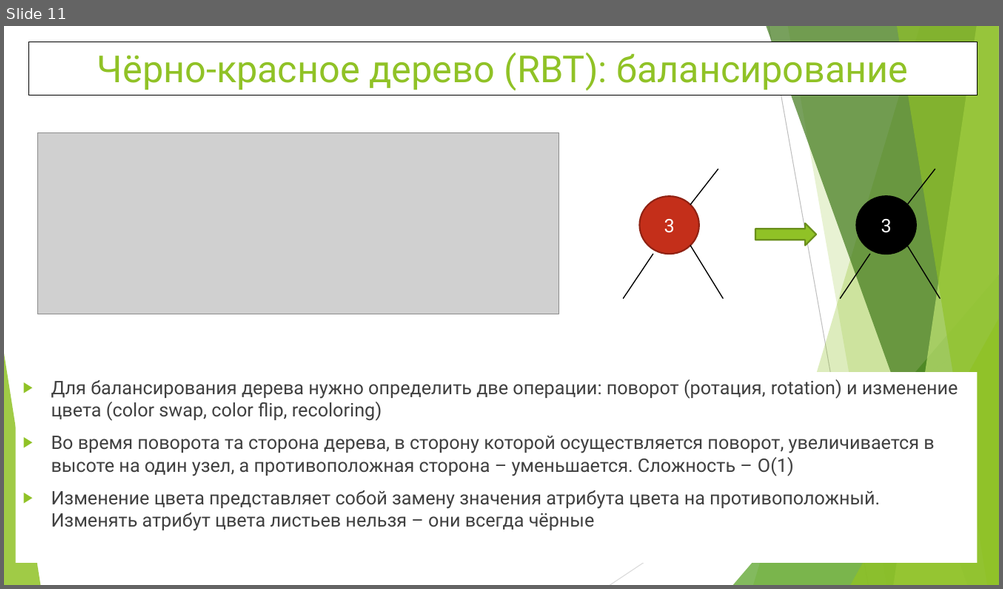
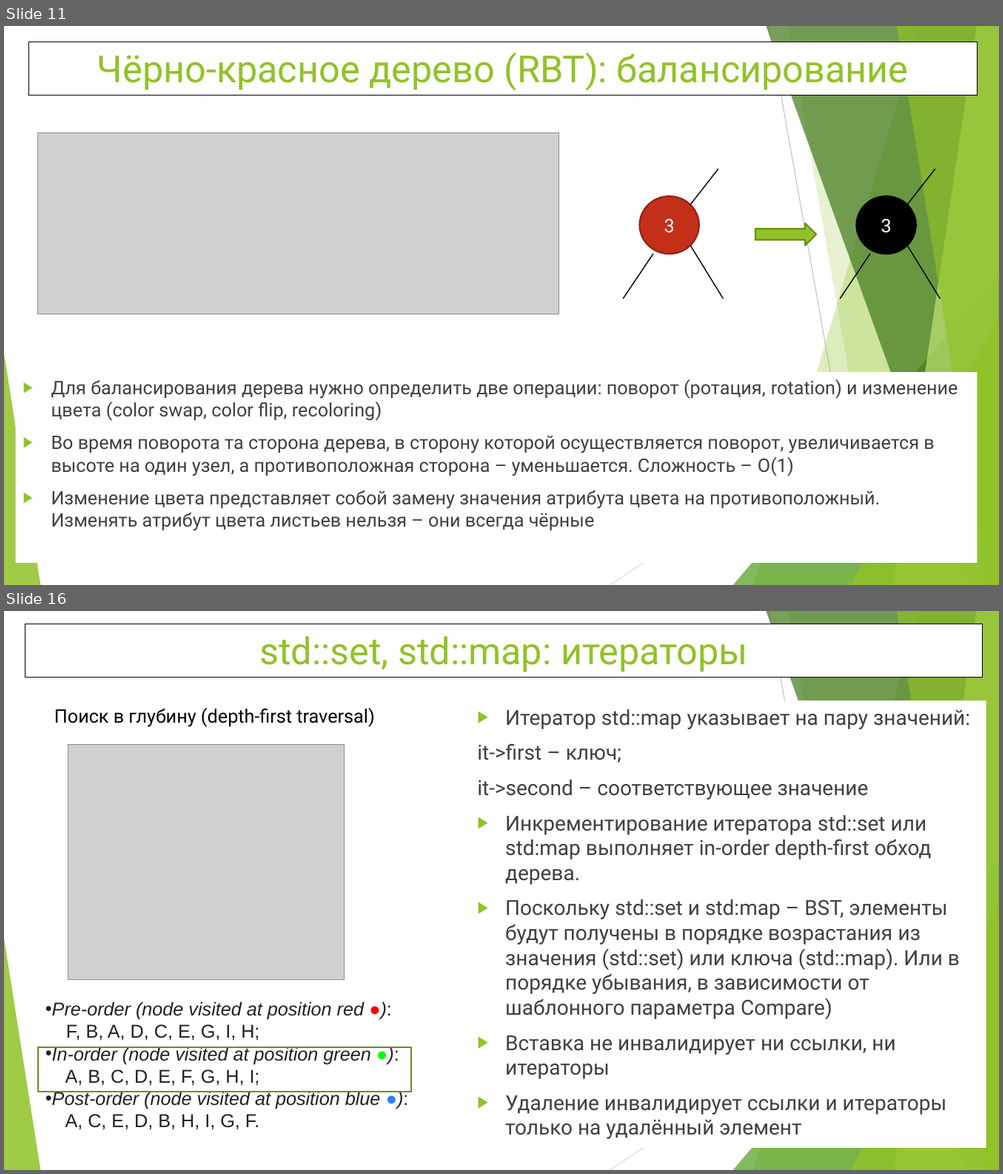
Before and after one commit to WhiteCatStudies/lectures, a slide deck: pt2/lectures/lecture3/lecture3.pptx. Shown one above the other, each under a label of ours: slide 11 before the commit, slides 11 and 16 after it; the slides between them are not shown. The pictures are 1003x589 and 1003x1174 pixels, drawn with LibreOffice and Linux fonts; fonts in the diff are those of the drawing; grey boxes stand for pictures. Boxes give left, top, right and bottom in pixels: in the first picture for what was removed or moved away, otherwise in the second. Text is boxed around its words. In the diff, an @@ line names an element or a change of style, - is before the commit and + after.

```diff
--- a/pt2/lectures/lecture3/lecture3.pptx
+++ b/pt2/lectures/lecture3/lecture3.pptx
@@ slide 16 added at box(4, 611, 999, 1170), background #FFFFFF; not listed: 10 template elements that a slide beside it also shows @@
@@ title added at box(25, 624, 982, 677), fill #FFFFFF, outline #000000 0.75 pt, 36 pt, text #90C226 @@
+std::set, std::map: итераторы
@@ text added at box(54, 708, 375, 727), 18 pt, text #000000 @@
+Поиск в глубину (depth-first traversal)
@@ text added at box(469, 701, 986, 1148), fill #FFFFFF, 20 pt, text #404040 @@
+▶ Итератор std::map указывает на пару значений:
+it->first – ключ;
+it->second – соответствующее значение
+▶ Инкрементирование итератора std::set или std:map выполняет in-order depth-first обход дерева.
+▶ Поскольку std::set и std:map – BST, элементы будут получены в порядке возрастания из значения (std::set) или ключа (std::map). Или в порядке убывания, в зависимости от шаблонного параметра Compare)
+▶ Вставка не инвалидирует ни ссылки, ни итераторы
+▶ Удаление инвалидирует ссылки и итераторы только на удалённый элемент
@@ picture added at box(68, 744, 344, 980) @@
@@ text added at box(52, 1002, 381, 1130), 18 pt, text #202122, italic @@
+• Pre-order (node visited at position red ●):
+  F, B, A, D, C, E, G, I, H;
+• In-order (node visited at position green ●):
+  A, B, C, D, E, F, G, H, I;
+• Post-order (node visited at position blue ●):
+  A, C, E, D, B, H, I, G, F.
@@ rectangle added at box(38, 1048, 412, 1091), outline #6B901C 1.5 pt @@
```
Also in this commit, not shown: 6 slides changed, 1 other slide added, 3 other files.
